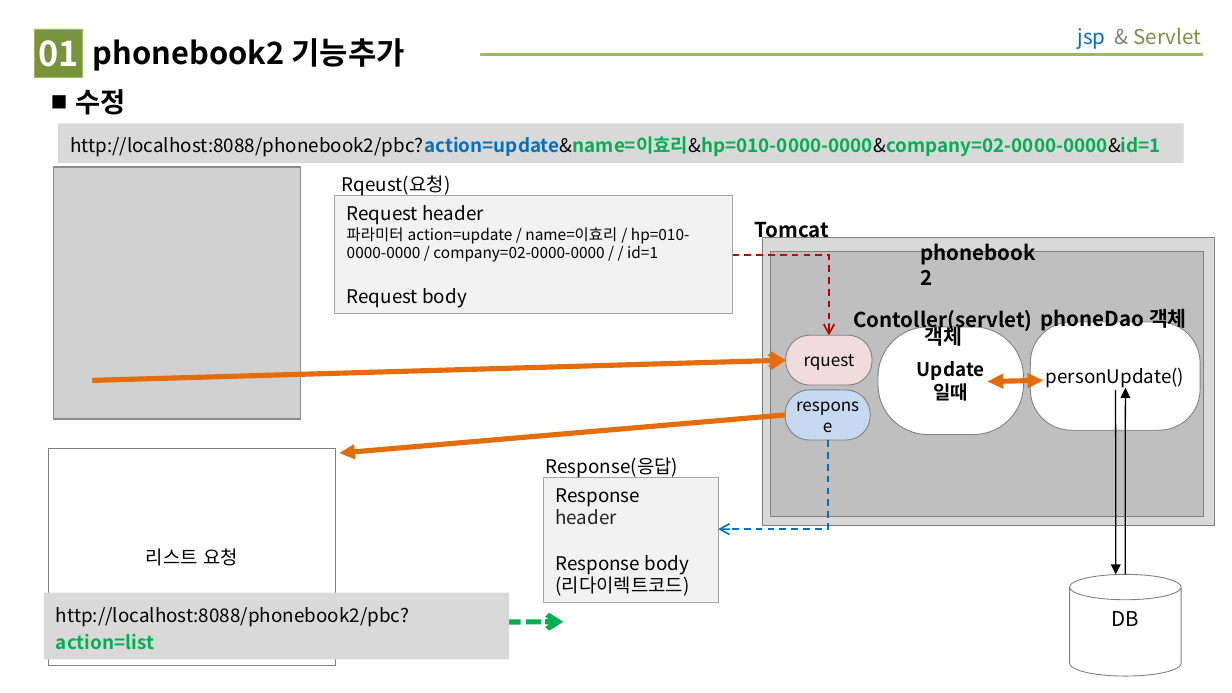
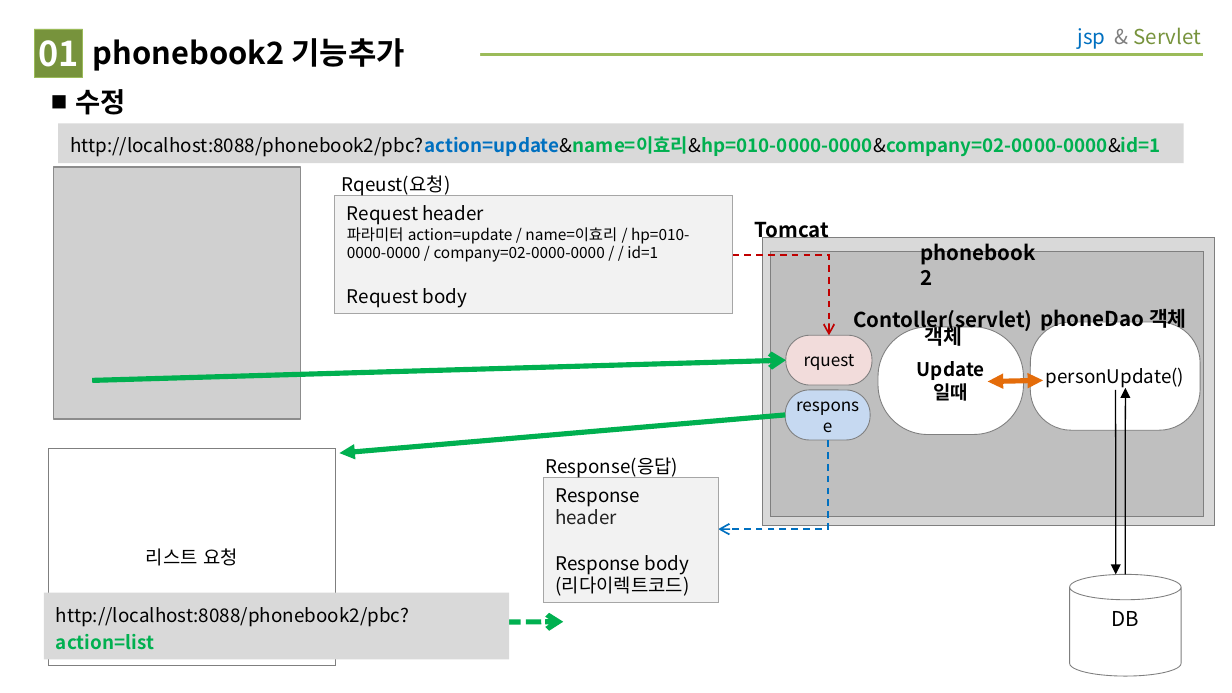
Before and after one commit to jeter5274/phonebook2, a slide deck: slide 3 of 삭제&수정 동작 그림.ppt. Drawn at 1232x693 pixels with LibreOffice and Linux fonts; fonts in the diff are those of the drawing; grey boxes stand for pictures. Boxes give left, top, right and bottom in pixels: in the first picture for what was removed or moved away, otherwise in the second. Text is boxed around its words. In the diff, an @@ line names an element or a change of style, - is before the commit and + after.

```diff
--- a/삭제&수정 동작 그림.ppt
+++ b/삭제&수정 동작 그림.ppt
@@ arrow (92, 381) - (786, 360): stroke #E46C0A 3 pt to #00B050 3 pt @@
@@ arrow (340, 453) - (785, 415): stroke #E46C0A 3 pt to #00B050 3 pt @@
```
Also in this commit, not shown: 1 other slide changed, 3 other files.
